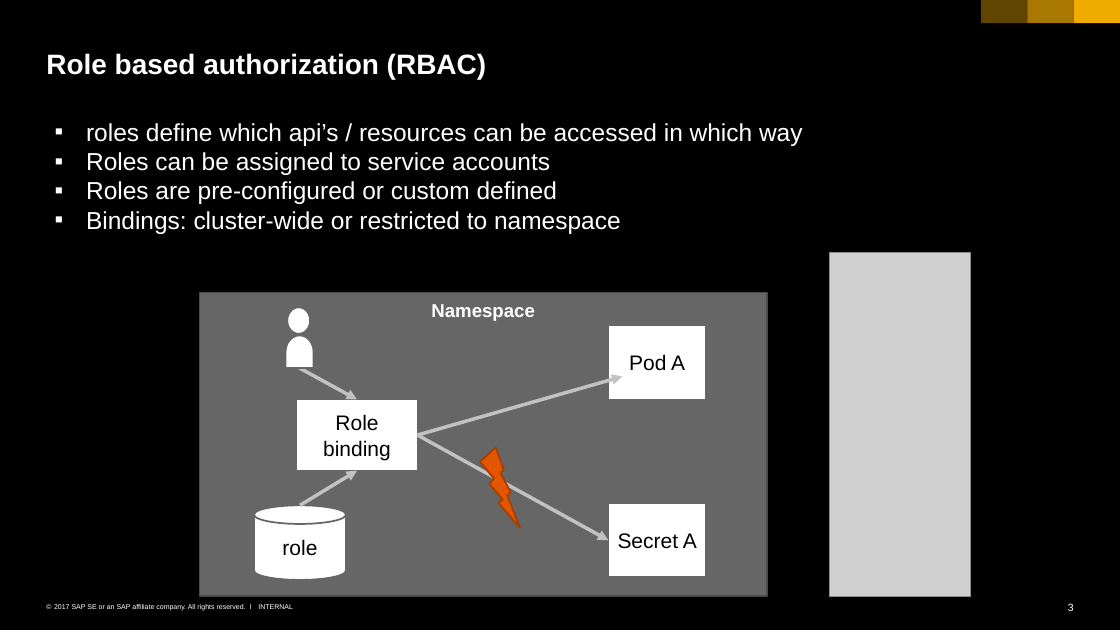
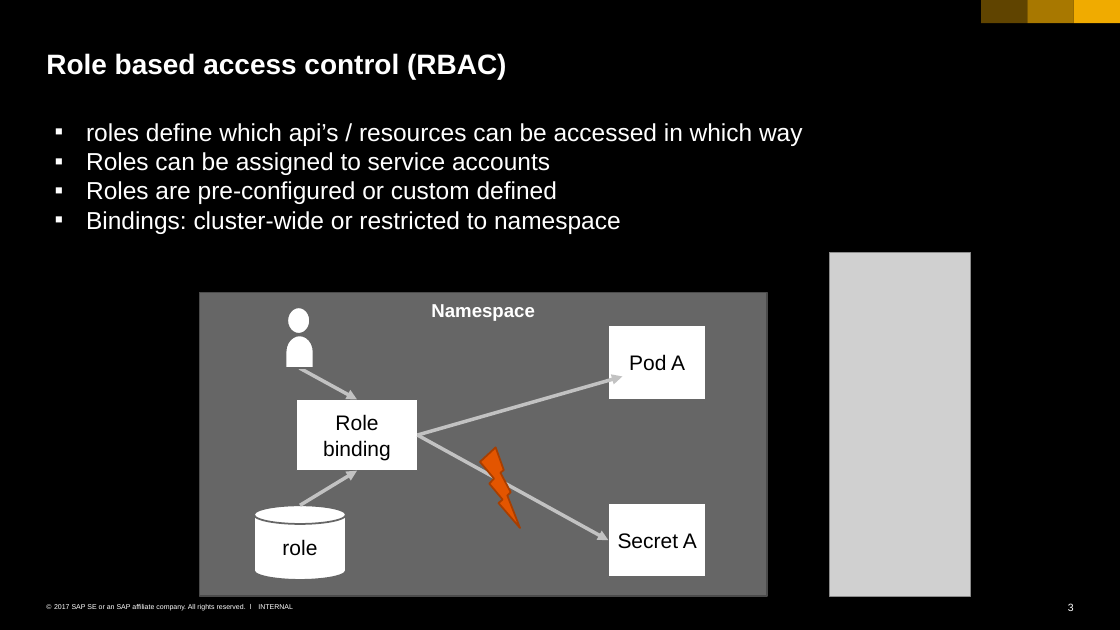
Before and after one commit to cuijiyao01/docker-k8s-training, a slide deck: slide 3 of kubernetes/08_administration.pptx. Drawn at 1120x630 pixels with LibreOffice and Linux fonts; fonts in the diff are those of the drawing; grey boxes stand for pictures. Boxes give left, top, right and bottom in pixels: in the first picture for what was removed or moved away, otherwise in the second. Text is boxed around its words. In the diff, an @@ line names an element or a change of style, - is before the commit and + after.

```diff
--- a/kubernetes/08_administration.pptx
+++ b/kubernetes/08_administration.pptx
@@ title at <box>46,53,507,79</box>: text changed @@
-Role based authorization (RBAC)
+Role based access control (RBAC)
```
Also in this commit, not shown: 2 other files.
